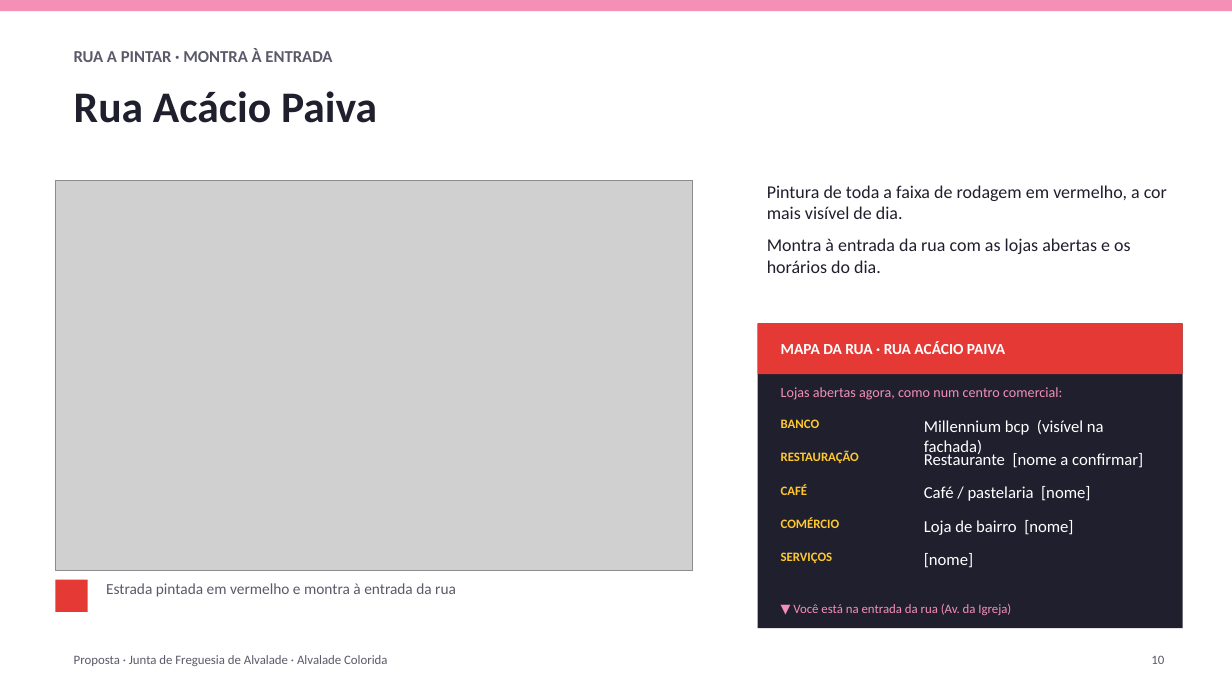
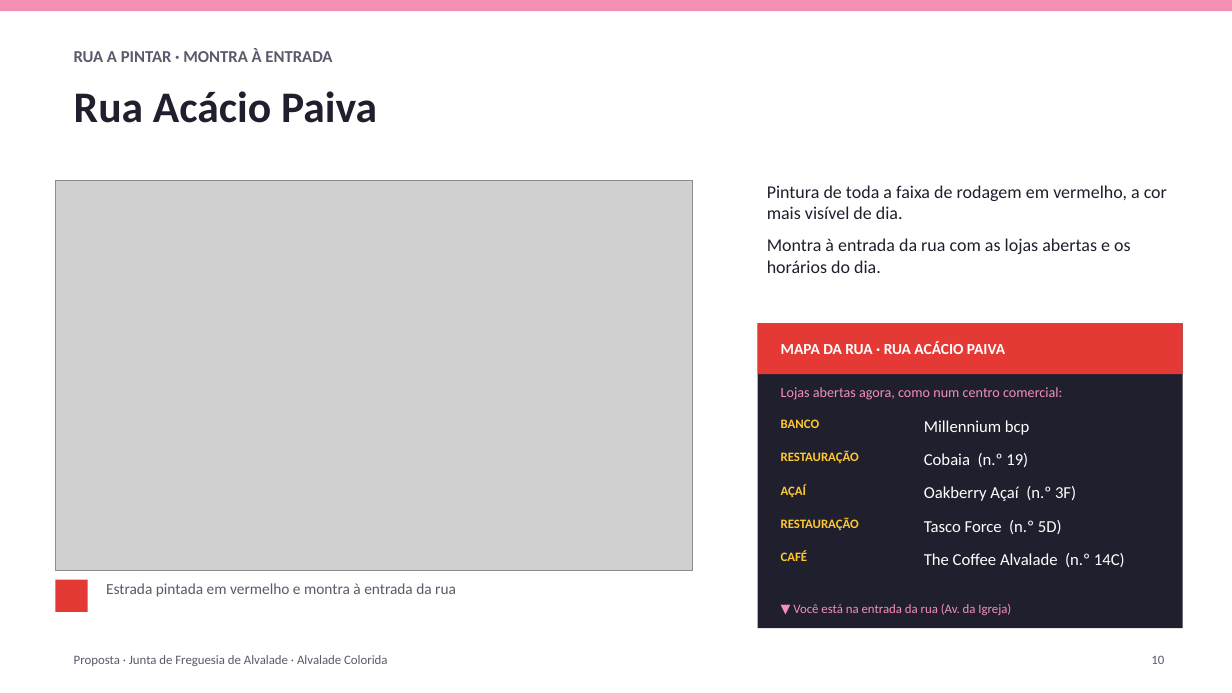
Before and after one commit to zavricardo-debug/travelsites, a slide deck: slide 10 of propostas/alvalade/Proposta_Alvalade_Colorida.pptx. Drawn at 1232x693 pixels with LibreOffice and Linux fonts; fonts in the diff are those of the drawing; grey boxes stand for pictures. Boxes give left, top, right and bottom in pixels: in the first picture for what was removed or moved away, otherwise in the second. Text is boxed around its words. In the diff, an @@ line names an element or a change of style, - is before the commit and + after.

Commit message:
Deck: shop names from public listings (to confirm on site)

```diff
--- a/propostas/alvalade/Proposta_Alvalade_Colorida.pptx
+++ b/propostas/alvalade/Proposta_Alvalade_Colorida.pptx
@@ text at (924,420,1030,435): text changed @@
-Millennium bcp (visível na fachada)
+Millennium bcp
@@ text at (924,453,1028,467): text changed @@
-Restaurante [nome a confirmar]
+Cobaia (n.º 19)
@@ text added at (781,484,807,497), 10 pt, text #FFC82E, bold @@
+AÇAÍ
@@ text at (924,486,1076,501): text changed @@
-Café / pastelaria [nome]
+Oakberry Açaí (n.º 3F)
@@ text at (781,517,859,530): text changed @@
-COMÉRCIO
+RESTAURAÇÃO
@@ text at (924,520,1062,534): text changed @@
-Loja de bairro [nome]
+Tasco Force (n.º 5D)
@@ text "CAFÉ": place and size @@
-text "CAFÉ" at (781,484,808,495)
+text "CAFÉ" at (781,550,808,561)
@@ text removed at (781,552,833,563) @@
-SERVIÇOS
@@ text at (924,553,1125,567): text changed @@
-[nome]
+The Coffee Alvalade (n.º 14C)
```
Also in this commit, not shown: 8 other slides changed, 1 other file.
